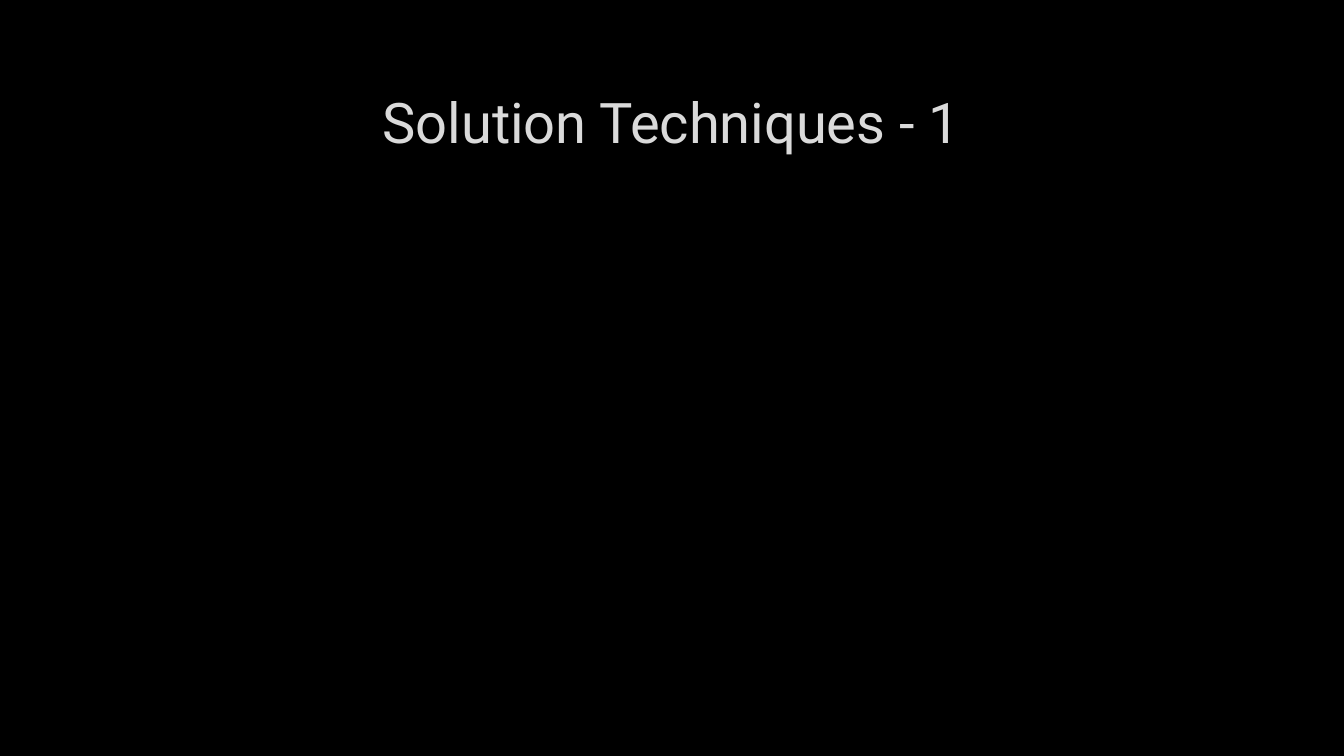
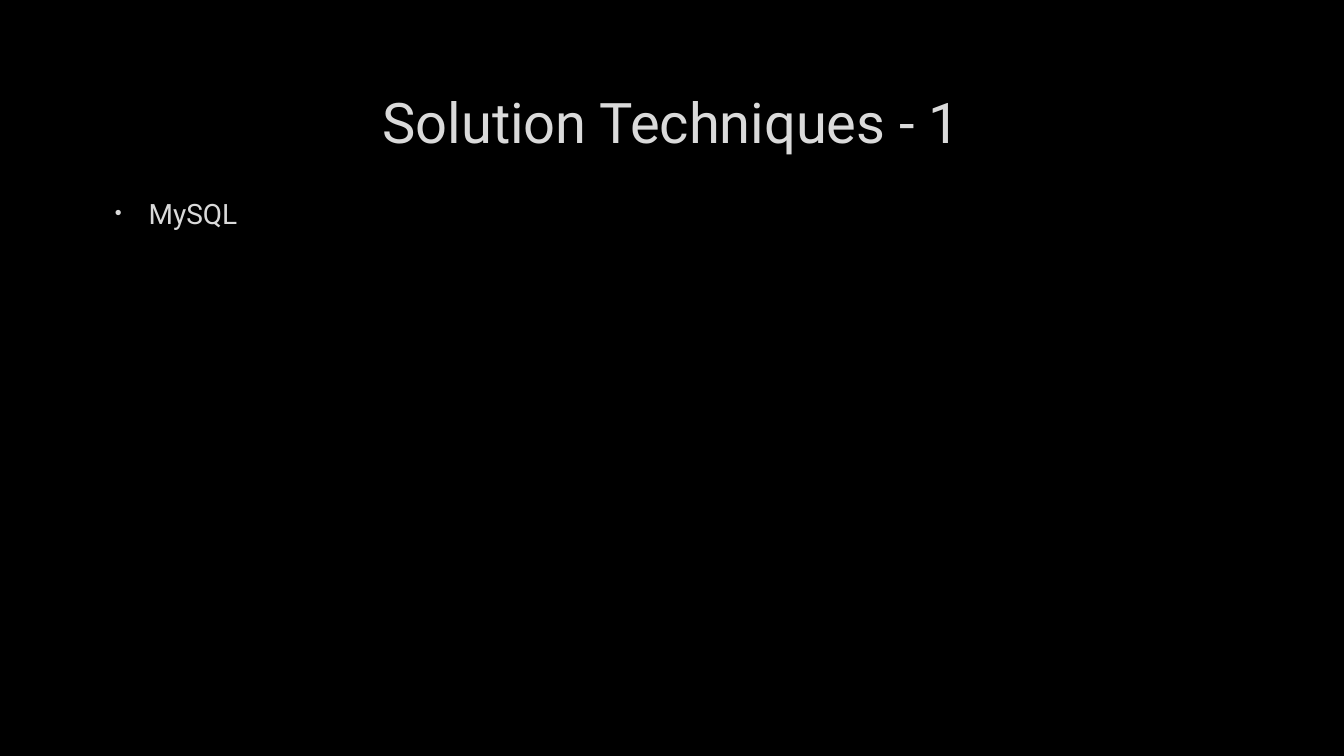
Before and after one commit to Soultoe/LinkedECE, a slide deck: slide 7 of Show.pptx. Drawn at 1344x756 pixels with LibreOffice and Linux fonts; fonts in the diff are those of the drawing; background and template pictures are left out. Boxes give left, top, right and bottom in pixels: in the first picture for what was removed or moved away, otherwise in the second. Text is boxed around its words. In the diff, an @@ line names an element or a change of style, - is before the commit and + after.

```diff
--- a/Show.pptx
+++ b/Show.pptx
@@ text added at [149, 204, 238, 230], 20 pt, text #DADADA @@
+• MySQL
```
Also in this commit, not shown: 5 other slides changed, 1 slide added, 1 slide removed.
